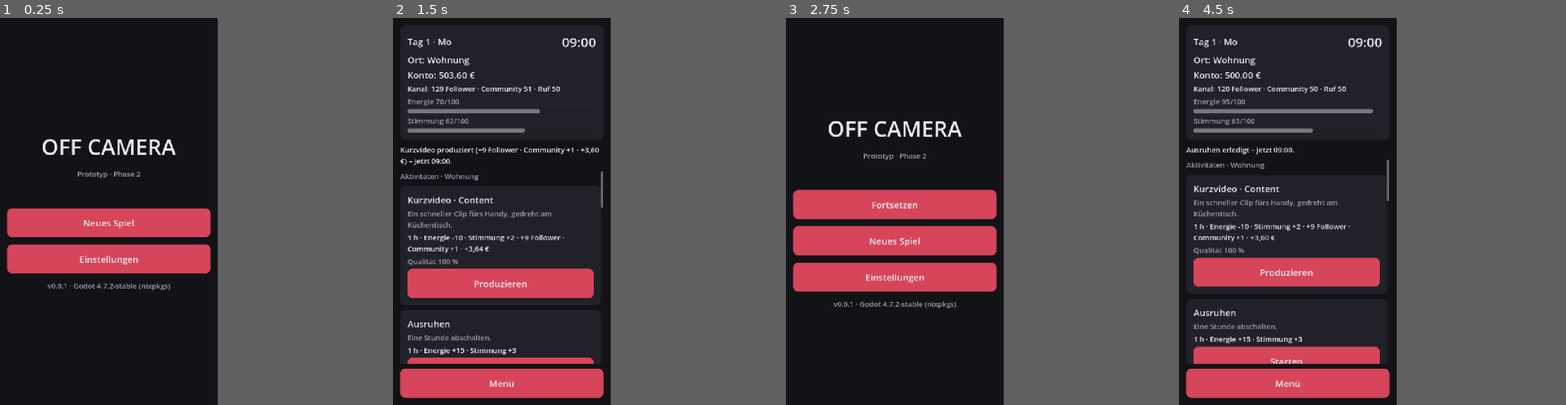
Above: before the commit, frames 1-4 (left to right).
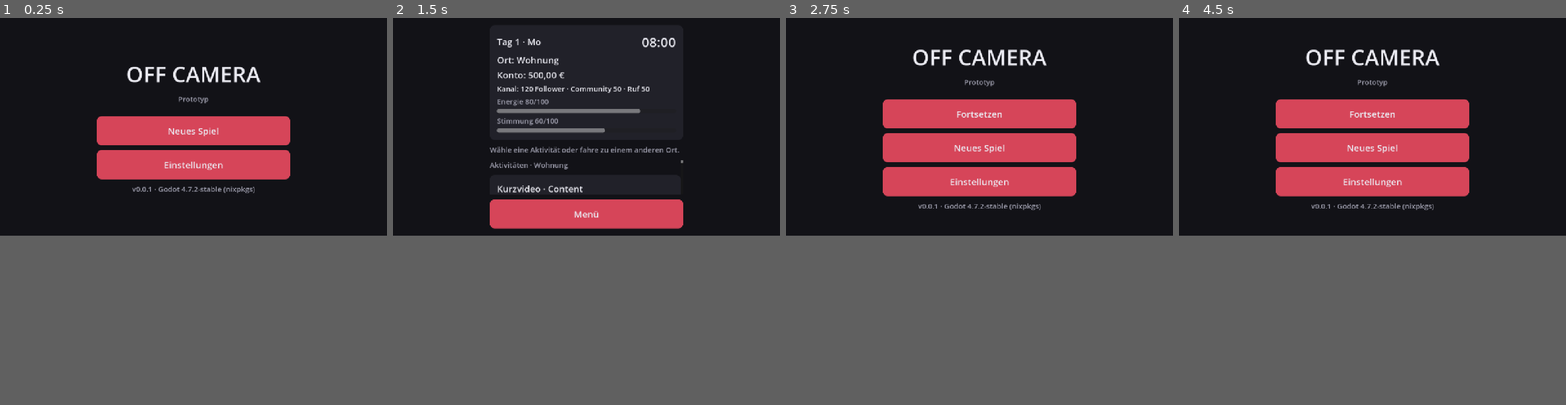
Above: after the commit, the same moments.

Repository: JanScharf265/OFFCamera
Game: Godot game, scene res://scenes/app/app.tscn
Two runs of this game, one before a commit and one after it. Both use one fixed random seed, a clock stepped at 60 frames per second and the inputs below.
Inputs (mouse positions are in pixels of both pictures, inside the frame that each line leads up to):
- Up to frame 1 (0.25 s): no input
- Up to frame 2 (1.5 s): click "Neues Spiel" at 0.5 s; click (501, 273) at 1.25 s, where only the run before the commit has a clickable "Produzieren"
- Up to frame 3 (2.75 s): click "Menü" at 2 s
- Up to frame 4 (4.5 s): click "Neues Spiel" at 2.75 s; click "Wirklich neu beginnen? Nochma…" at 3.5 s; click (1287, 362) at 4.25 s, where only the run before the commit has a clickable "Starten"
In our replay, the window is 450x800 before the commit and 800x450 after it. These sizes can differ from the game's own. Grey fills any space a smaller window leaves; there, only what the larger window draws over its background counts as a difference.

The runs differ from the first frame. In frame 1, 17% of the frame differs, in the area x 1-75%, y 12-71%; in frame 2, 18%; in frame 3, 24%; in frame 4, 26%, in the area x 1-75%, y 5-99%.

Commit message:
G2.1: Querformat und Grundgerüst
Querformat in beide Richtungen (Sensor-Querformat), Basisauflösung 1280x720.
Safe Area als statische, getestete Berechnung; Bildschirme können die volle
Fläche nutzen und bekommen die Abstände geliefert. Menüs als zentrierte
Spalte. Spielansicht bis G2.2 noch als schmale Spalte. 248/248 Tests grün.

Co-Authored-By: Claude Opus 5.5 <noreply@anthropic.com>

Diff:
--- a/project.godot
+++ b/project.godot
@@ -23,13 +23,13 @@
 
 [display]
 
-window/size/viewport_width=720
-window/size/viewport_height=1280
-window/size/window_width_override=405
-window/size/window_height_override=720
+window/size/viewport_width=1280
+window/size/viewport_height=720
+window/size/window_width_override=960
+window/size/window_height_override=540
 window/stretch/mode="canvas_items"
 window/stretch/aspect="expand"
-window/handheld/orientation=1
+window/handheld/orientation=4
 
 [rendering]
 
--- a/scripts/ui/app.gd
+++ b/scripts/ui/app.gd
@@ -1,6 +1,10 @@
 extends Control
 
 ## Wurzel der App: Theme, Safe Area, Bildschirmwechsel und Speichern.
+##
+## Querformat (G2): Bildschirme mit set_safe_margins() (z. B. die Spielansicht mit Vollbild-Karte)
+## bekommen die ganze Fläche und die Safe-Area-Abstände geliefert; alle anderen liegen in einem
+## Rahmen innerhalb der Safe Area (Notch links oder rechts, Home-Balken unten).
 ## Hält die aktuelle Spielsitzung (GameState) – dafür ist kein Autoload nötig.
 ##
 ## Automatisch gespeichert wird: beim Start eines neuen Spiels, nach jeder
@@ -24,7 +28,11 @@
 
 var _data: GameDataScript
 var _safe_area: MarginContainer
+## Für Bildschirme, die selbst mit der Safe Area umgehen (volle Fläche).
+var _full_area: Control
 var _screen: Control
+## Aktuelle Abstände [links, oben, rechts, unten] in Viewport-Pixeln (inkl. Grundabstand).
+var _margins: Array[float] = []
 
 
 func _ready() -> void:
@@ -35,8 +43,16 @@
 	background.set_anchors_and_offsets_preset(Control.PRESET_FULL_RECT)
 	add_child(background)
 
+	_full_area = Control.new()
+	_full_area.name = "FullArea"
+	_full_area.set_anchors_and_offsets_preset(Control.PRESET_FULL_RECT)
+	_full_area.mouse_filter = Control.MOUSE_FILTER_IGNORE
+	add_child(_full_area)
+
 	_safe_area = MarginContainer.new()
+	_safe_area.name = "SafeArea"
 	_safe_area.set_anchors_and_offsets_preset(Control.PRESET_FULL_RECT)
+	_safe_area.mouse_filter = Control.MOUSE_FILTER_IGNORE
 	add_child(_safe_area)
 	get_viewport().size_changed.connect(_update_safe_area)
 	_update_safe_area()
@@ -126,10 +142,18 @@
 	if _screen != null:
 		# Sofort aus dem Baum nehmen, erst später löschen – der alte Bildschirm
 		# kann gerade noch das Signal senden, das diesen Wechsel ausgelöst hat.
-		_safe_area.remove_child(_screen)
+		_screen.get_parent().remove_child(_screen)
 		_screen.queue_free()
 	_screen = screen
-	_safe_area.add_child(screen)
+	if screen.has_method("set_safe_margins"):
+		screen.set_anchors_and_offsets_preset(Control.PRESET_FULL_RECT)
+		_full_area.add_child(screen)
+		screen.call("set_safe_margins", _margins)
+	else:
+		# Menüs: zentrierte Spalte mit begrenzter Breite.
+		screen.size_flags_horizontal = Control.SIZE_SHRINK_CENTER
+		screen.custom_minimum_size.x = maxf(screen.custom_minimum_size.x, UiStyle.COLUMN_WIDTH)
+		_safe_area.add_child(screen)
 
 
 func _show_error(message: String) -> void:
@@ -139,24 +163,32 @@
 
 
 ## Ränder = Grundabstand + Safe Area (Notch, Dynamic Island, Home-Indikator).
-## Die Safe Area kommt in Bildschirmpixeln und wird in Viewport-Koordinaten umgerechnet.
 func _update_safe_area() -> void:
-	var left := float(UiStyle.PADDING)
-	var top := float(UiStyle.PADDING)
-	var right := float(UiStyle.PADDING)
-	var bottom := float(UiStyle.PADDING)
+	var window_size := Vector2.ZERO
+	var safe := Rect2()
+	if OS.has_feature("mobile"):
+		window_size = Vector2(DisplayServer.window_get_size())
+		safe = Rect2(DisplayServer.get_display_safe_area())
+	_margins = safe_margins(window_size, safe, get_viewport_rect().size, UiStyle.PADDING)
 
-	if OS.has_feature("mobile"):
-		var window_size := Vector2(DisplayServer.window_get_size())
-		var safe := Rect2(DisplayServer.get_display_safe_area())
-		if window_size.x > 0 and window_size.y > 0:
-			var to_viewport := get_viewport_rect().size / window_size
-			left += maxf(safe.position.x, 0.0) * to_viewport.x
-			top += maxf(safe.position.y, 0.0) * to_viewport.y
-			right += maxf(window_size.x - safe.end.x, 0.0) * to_viewport.x
-			bottom += maxf(window_size.y - safe.end.y, 0.0) * to_viewport.y
+	_safe_area.add_theme_constant_override("margin_left", roundi(_margins[0]))
+	_safe_area.add_theme_constant_override("margin_top", roundi(_margins[1]))
+	_safe_area.add_theme_constant_override("margin_right", roundi(_margins[2]))
+	_safe_area.add_theme_constant_override("margin_bottom", roundi(_margins[3]))
+	if _screen != null and _screen.has_method("set_safe_margins"):
+		_screen.call("set_safe_margins", _margins)
 
-	_safe_area.add_theme_constant_override("margin_left", roundi(left))
-	_safe_area.add_theme_constant_override("margin_top", roundi(top))
-	_safe_area.add_theme_constant_override("margin_right", roundi(right))
-	_safe_area.add_theme_constant_override("margin_bottom", roundi(bottom))
+
+## Abstände [links, oben, rechts, unten] in Viewport-Pixeln: Grundabstand + Bereich außerhalb der
+## Safe Area. Die Safe Area kommt in Bildschirmpixeln und wird in Viewport-Koordinaten umgerechnet.
+## Ohne gültige Fenstergröße (Desktop, Tests) nur der Grundabstand.
+static func safe_margins(window_size: Vector2, safe: Rect2, viewport_size: Vector2, padding: float) -> Array[float]:
+	var margins: Array[float] = [padding, padding, padding, padding]
+	if window_size.x <= 0 or window_size.y <= 0 or safe.size.x <= 0 or safe.size.y <= 0:
+		return margins
+	var to_viewport := viewport_size / window_size
+	margins[0] += maxf(safe.position.x, 0.0) * to_viewport.x
+	margins[1] += maxf(safe.position.y, 0.0) * to_viewport.y
+	margins[2] += maxf(window_size.x - safe.end.x, 0.0) * to_viewport.x
+	margins[3] += maxf(window_size.y - safe.end.y, 0.0) * to_viewport.y
+	return margins
--- a/scripts/ui/main_menu.gd
+++ b/scripts/ui/main_menu.gd
@@ -24,13 +24,13 @@
 
 func _ready() -> void:
 	alignment = BoxContainer.ALIGNMENT_CENTER
-	add_theme_constant_override("separation", 24)
+	add_theme_constant_override("separation", 16)
 
 	var title := UiStyle.label("OFF CAMERA", UiStyle.TITLE_FONT_SIZE)
 	title.horizontal_alignment = HORIZONTAL_ALIGNMENT_CENTER
 	add_child(title)
 
-	var subtitle := UiStyle.label("Prototyp · Phase 2", UiStyle.SMALL_FONT_SIZE, UiStyle.MUTED)
+	var subtitle := UiStyle.label("Prototyp", UiStyle.SMALL_FONT_SIZE, UiStyle.MUTED)
 	subtitle.horizontal_alignment = HORIZONTAL_ALIGNMENT_CENTER
 	add_child(subtitle)
 
@@ -41,7 +41,7 @@
 		add_child(message_label)
 
 	var spacer := Control.new()
-	spacer.custom_minimum_size.y = 48
+	spacer.custom_minimum_size.y = 8
 	add_child(spacer)
 
 	if continue_available:
--- a/scripts/ui/ui_style.gd
+++ b/scripts/ui/ui_style.gd
@@ -1,7 +1,7 @@
 extends RefCounted
 
 ## Gemeinsame Farben, Größen und Bausteine für die UI.
-## Größen beziehen sich auf die 720 px breite Basisauflösung
+## Größen beziehen sich auf die 720 px hohe Basisauflösung im Querformat (1280 × 720)
 ## (ca. 1,8 Bildpunkte pro iOS-Punkt – 96 px ≈ 53 pt Touch-Höhe).
 
 const BACKGROUND := Color(0.07, 0.07, 0.09)
@@ -22,6 +22,8 @@
 const TITLE_FONT_SIZE := 72
 const BUTTON_HEIGHT := 96
 const CORNER_RADIUS := 16
+## Breite der zentrierten Spalte für Menüs (Querformat).
+const COLUMN_WIDTH := 640
 
 
 static func create_theme() -> Theme:
--- a/tests/test_ui.gd
+++ b/tests/test_ui.gd
@@ -354,6 +354,31 @@
 	assert_true(_screen_contains(app, "Tag 1: ohne Pflege sinkt die Auslastung"), "Protokoll fehlt")
 	assert_true(_screen_has_text(app, "Auslastung -3"), "Änderung fehlt")
 	app.free()
+
+
+## Querformat (G2.1): Beispielwerte wie ein iPhone mit Notch, 2556 × 1179 Pixel quer.
+func test_safe_margins_for_notch_left_and_right() -> void:
+	var window := Vector2(2556, 1179)
+	var viewport := Vector2(1560, 720)  # Stretch "expand": Höhe 720, Breite folgt dem Seitenverhältnis
+	var scale := viewport.x / window.x
+	# Notch links (177 px), Home-Balken unten (63 px).
+	var left := AppScript.safe_margins(window, Rect2(177, 0, 2556 - 177 - 177, 1179 - 63), viewport, 24)
+	assert_true(absf(left[0] - (24 + 177 * scale)) < 0.01, str(left))
+	assert_eq(left[1], 24.0)
+	assert_true(absf(left[2] - (24 + 177 * scale)) < 0.01, "iOS hält beide Seiten frei: %s" % [left])
+	assert_true(absf(left[3] - (24 + 63 * viewport.y / window.y)) < 0.01, str(left))
+	# Gedreht (Notch rechts): nur die Seite wechselt, die Abstände bleiben symmetrisch berechnet.
+	var right := AppScript.safe_margins(window, Rect2(0, 0, 2556 - 177, 1179 - 63), viewport, 24)
+	assert_eq(right[0], 24.0)
+	assert_true(absf(right[2] - (24 + 177 * scale)) < 0.01, str(right))
+	# Ohne Gerät (Desktop/Tests): nur der Grundabstand.
+	assert_eq(AppScript.safe_margins(Vector2.ZERO, Rect2(), viewport, 24), [24.0, 24.0, 24.0, 24.0] as Array[float])
+
+
+func test_project_is_landscape() -> void:
+	assert_eq(ProjectSettings.get_setting("display/window/handheld/orientation"), DisplayServer.SCREEN_SENSOR_LANDSCAPE)
+	assert_eq(ProjectSettings.get_setting("display/window/size/viewport_width"), 1280)
+	assert_eq(ProjectSettings.get_setting("display/window/size/viewport_height"), 720)
 
 
 func _travel(app: Node, location_id: String) -> void:
Not shown, changed: CHANGELOG.md
Not shown, changed: README.md
Not shown, changed: docs/ARCHITECTURE.md
Not shown, changed: docs/ROADMAP.md
